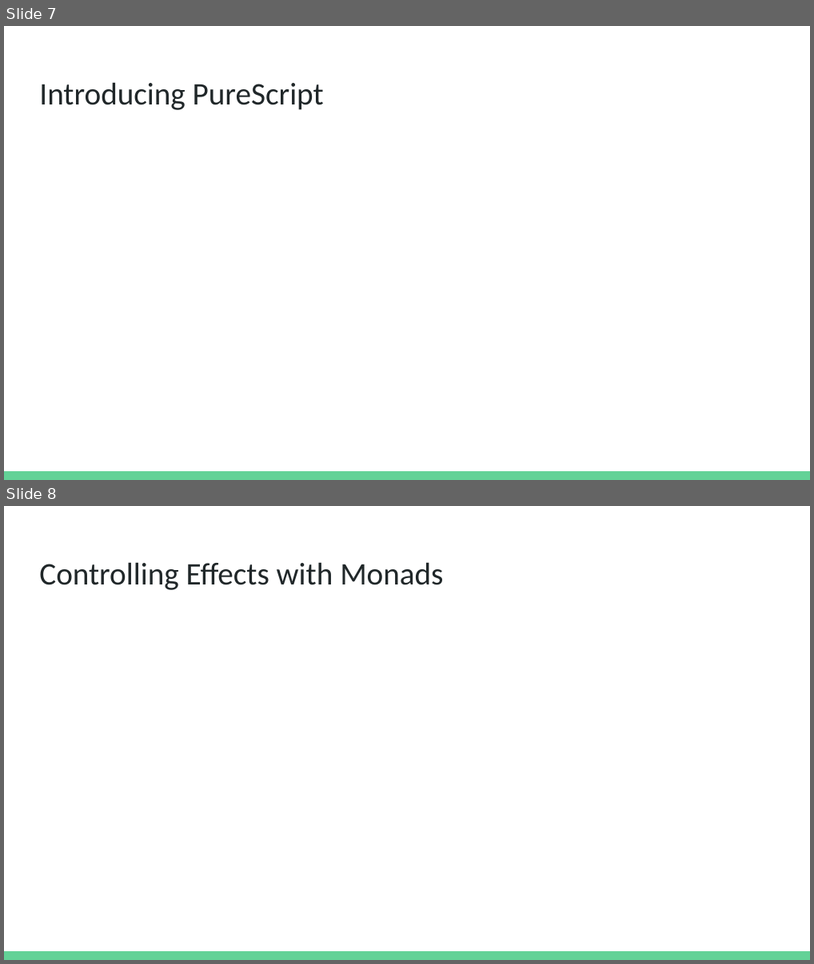
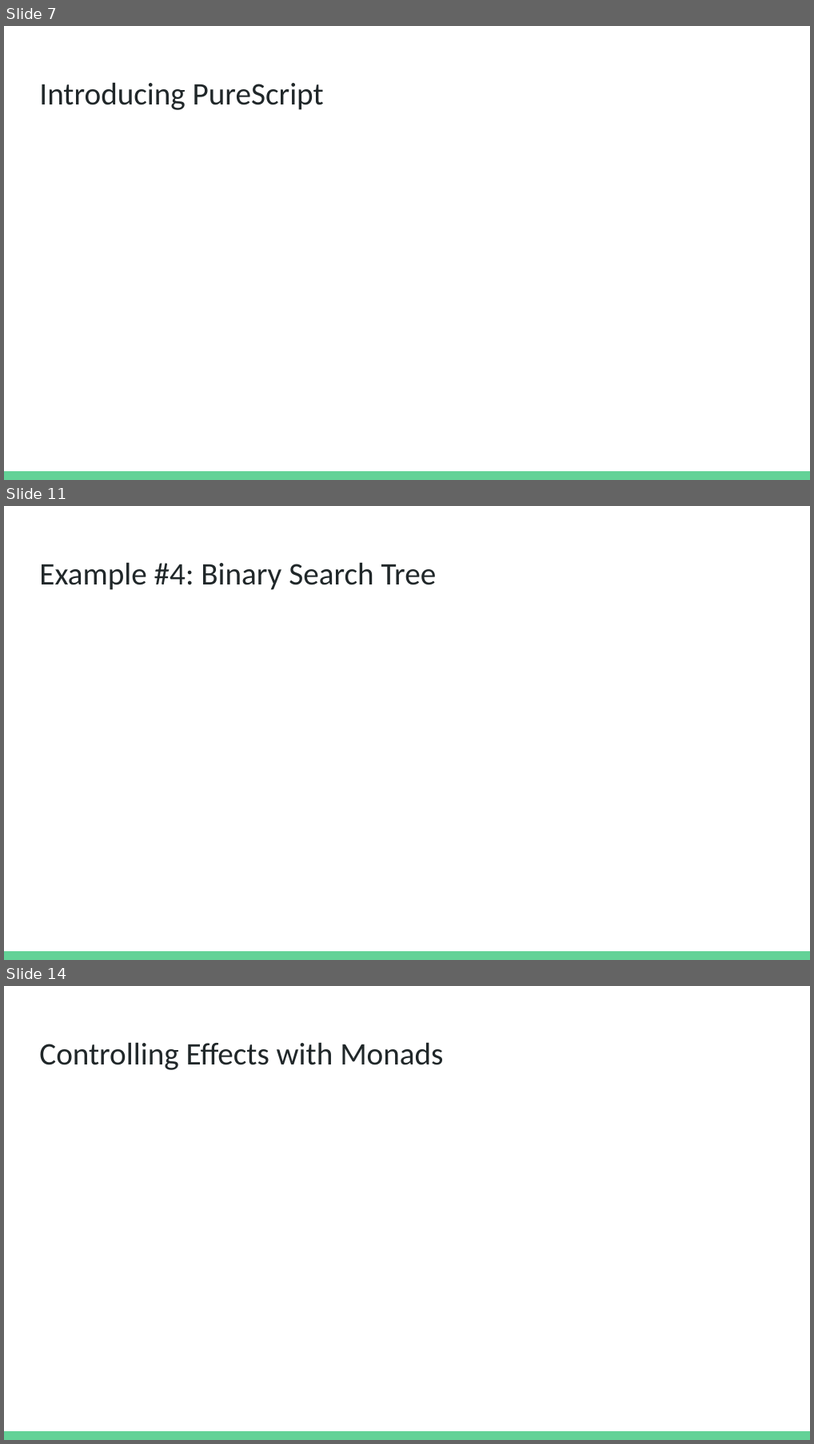
Before and after one commit to seanwestfall/purescript_presentation, a slide deck: pptx/PureScript- JS.la presentation.pptx. Shown one above the other, each under a label of ours: slides 7 and 8 before the commit, slides 7, 11 and 14 after it; the slides between them are not shown. The pictures are 814x964 and 814x1444 pixels, drawn with LibreOffice and Linux fonts; fonts in the diff are those of the drawing. Boxes give left, top, right and bottom in pixels: in the first picture for what was removed or moved away, otherwise in the second. Text is boxed around its words. In the diff, an @@ line names an element or a change of style, - is before the commit and + after.

```diff
--- a/pptx/PureScript- JS.la presentation.pptx
+++ b/pptx/PureScript- JS.la presentation.pptx
@@ slide 11 added at [4,506,810,960], background #FFFFFF; not listed: 1 template element that a slide beside it also shows @@
@@ title added at [39,562,437,590], 28 pt, text #202729 @@
+Example #4: Binary Search Tree
@@ what was slide 8 is now slide 14 @@
```
Also in this commit, not shown: 3 slides changed, 6 other slides added, 1 slide removed, 1 other file.
